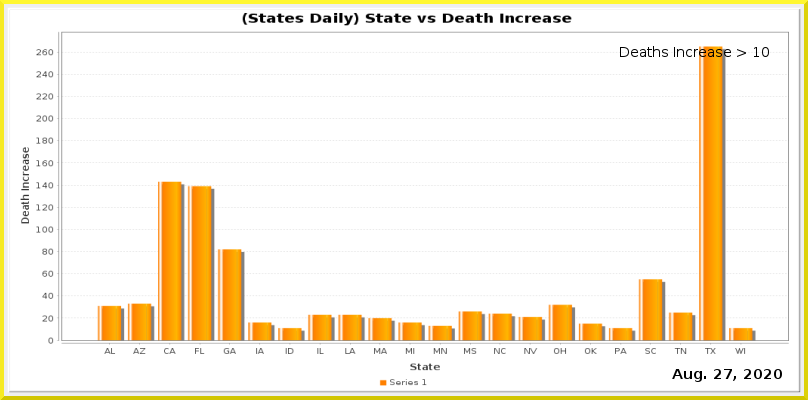
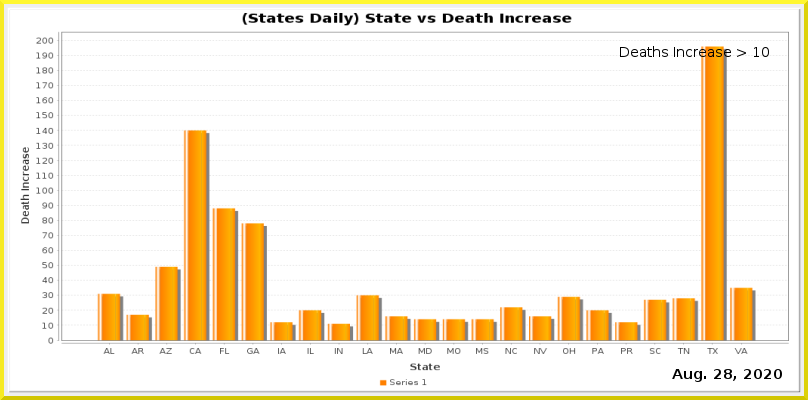
The second 808x400 image is a revision of the first. Changes to its layers:
painted on "Current Date" over (724, 369, 732, 379)
painted on "Date_vs_TestIncrease.png" over (36, 37, 789, 354)
